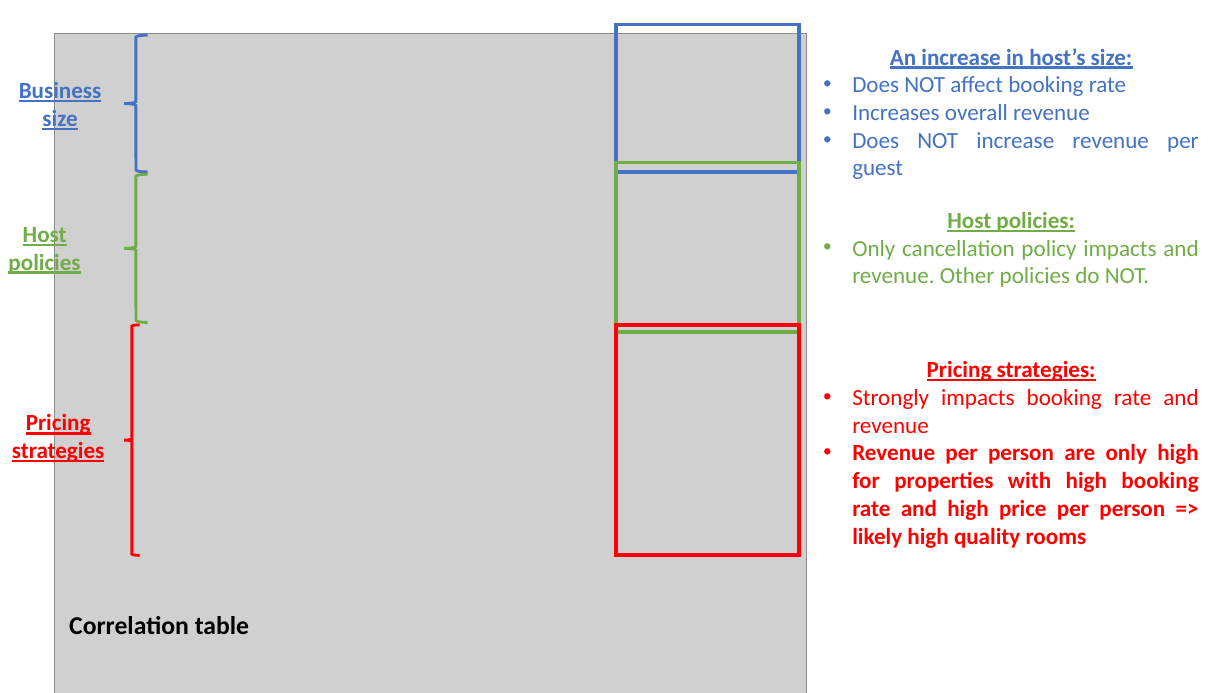
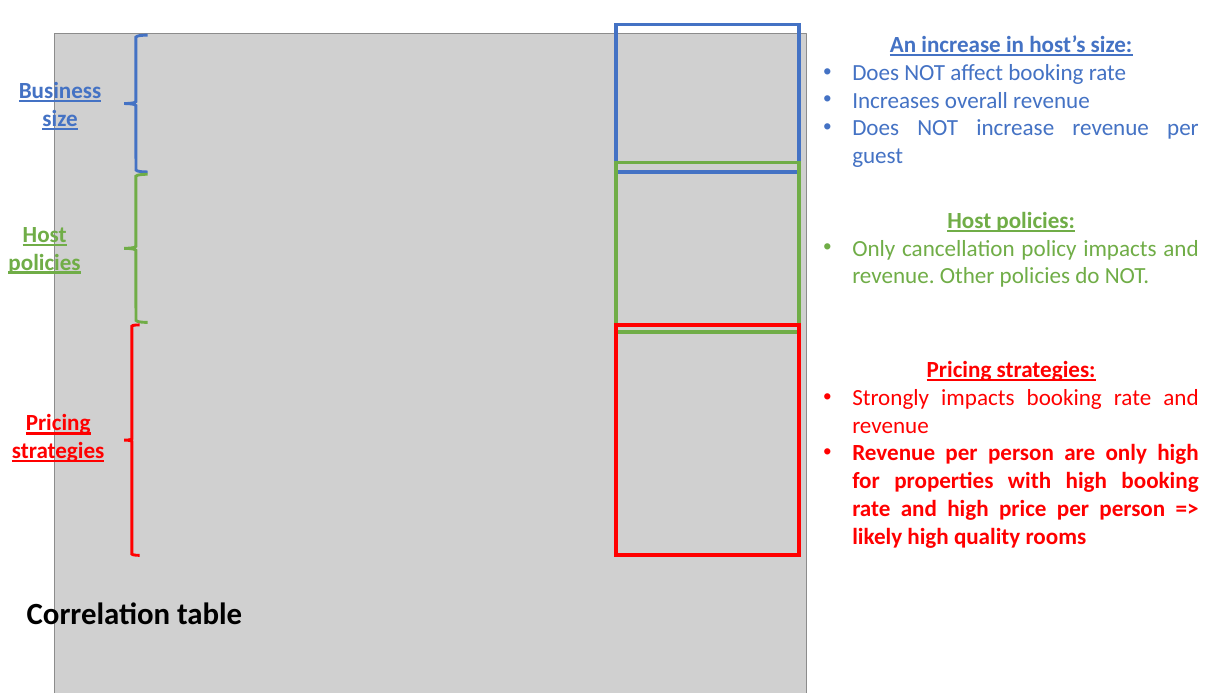
Before and after one commit to dmnguyen92/Predicting-Airbnb-host-revenue-in-Seattle, a slide deck: slide 7 of Presentation.pptx. Drawn at 1232x693 pixels with LibreOffice and Linux fonts; fonts in the diff are those of the drawing; grey boxes stand for pictures. Boxes give left, top, right and bottom in pixels: in the first picture for what was removed or moved away, otherwise in the second. Text is boxed around its words. In the diff, an @@ line names an element or a change of style, - is before the commit and + after.

```diff
--- a/Presentation.pptx
+++ b/Presentation.pptx
@@ text "An increase in host’s size:": place and size @@
-text "An increase in host’s size:" at box(852, 48, 1199, 179)
+text "An increase in host’s size:" at box(852, 35, 1199, 167)
@@ text "Correlation table": place and size @@
-text "Correlation table" at box(69, 616, 249, 634)
+text "Correlation table" at box(27, 598, 242, 632)
@@ text "Correlation table" at box(27, 598, 242, 632): size 20 to 24 pt @@
```
Also in this commit, not shown: 3 other slides changed.
